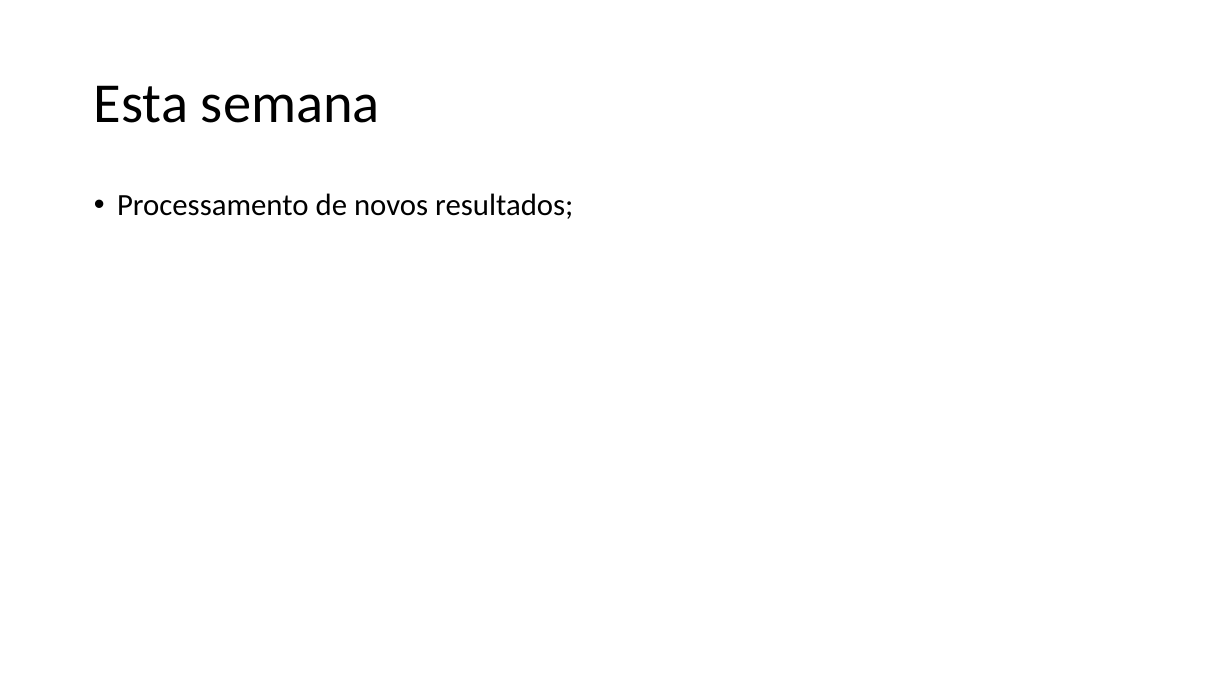
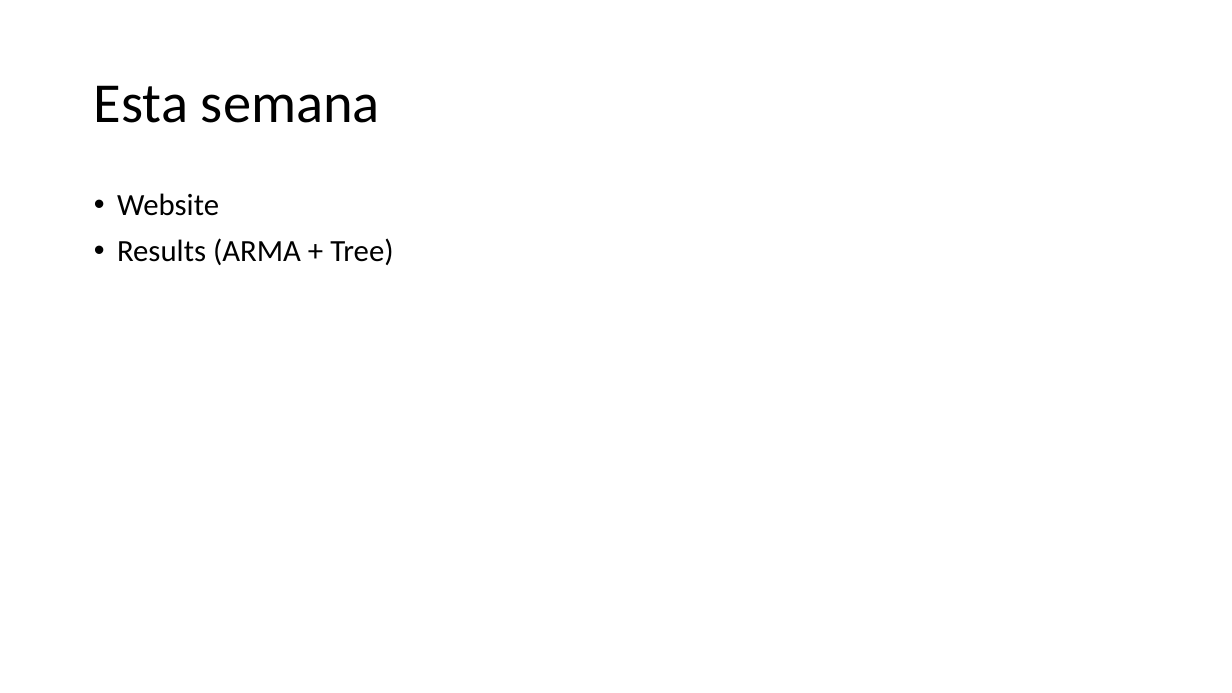
Before and after one commit to MiguelLoureiro98/timecave, a slide deck: slide 3 of papers/.ppt/TimeSeriesCV_26072024.pptx. Drawn at 1232x693 pixels with LibreOffice and Linux fonts; fonts in the diff are those of the drawing. Boxes give left, top, right and bottom in pixels: in the first picture for what was removed or moved away, otherwise in the second. Text is boxed around its words. In the diff, an @@ line names an element or a change of style, - is before the commit and + after.

```diff
--- a/papers/.ppt/TimeSeriesCV_26072024.pptx
+++ b/papers/.ppt/TimeSeriesCV_26072024.pptx
@@ text at [117,193,393,265]: text changed @@
-• Processamento de novos resultados;
+• Website
+• Results (ARMA + Tree)
```
Also in this commit, not shown: 4 slides added, 4 slides removed, 1 other file.
